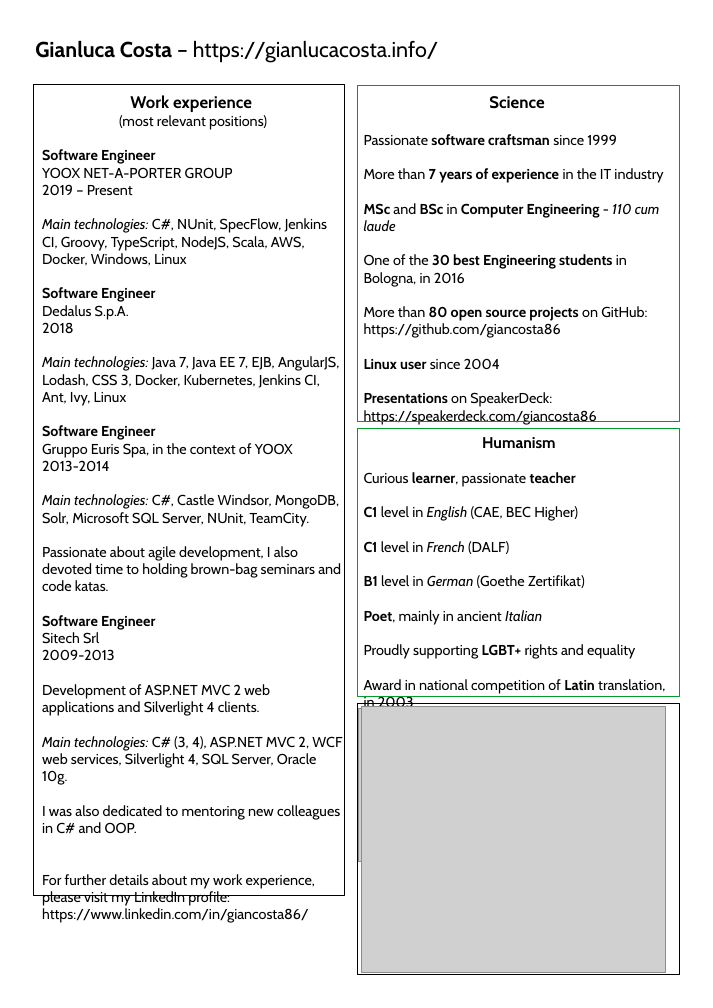
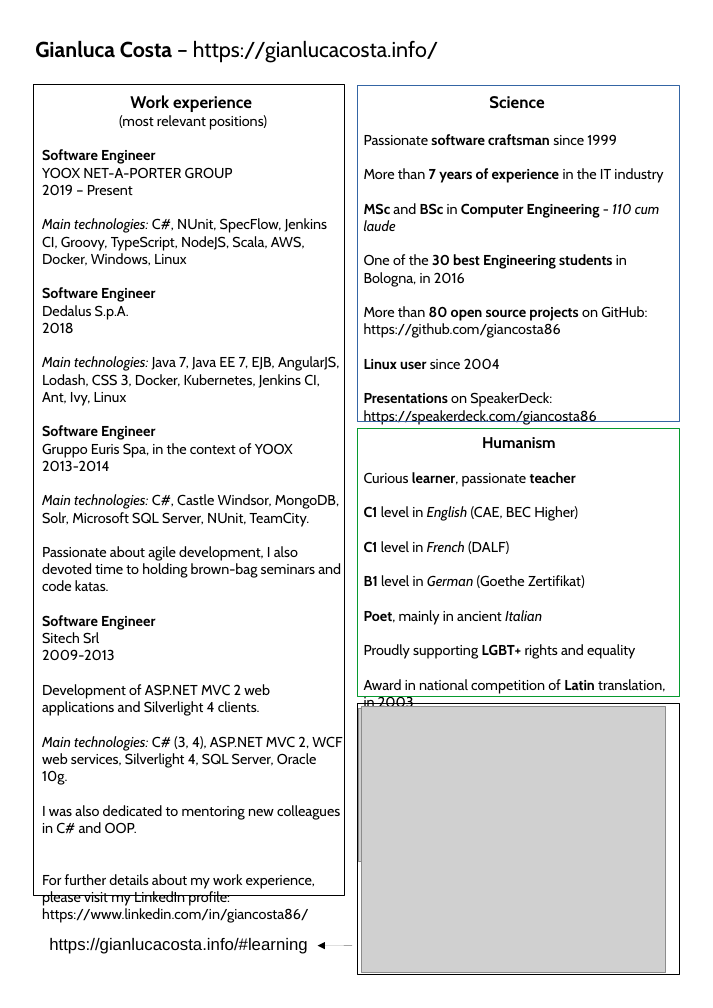
Before and after one commit to giancosta86/giancosta86.github.io, a slide deck: slide 1 of cv_costa_en.odp. Drawn at 713x1008 pixels with LibreOffice and Linux fonts; fonts in the diff are those of the drawing; grey boxes stand for pictures. Boxes give left, top, right and bottom in pixels: in the first picture for what was removed or moved away, otherwise in the second. Text is boxed around its words. In the diff, an @@ line names an element or a change of style, - is before the commit and + after.

```diff
--- a/cv_costa_en.odp
+++ b/cv_costa_en.odp
@@ text added at <box>49,938,307,954</box>, 14 pt, text #000000 @@
+https://gianlucacosta.info/#learning
@@ arrow added from (352, 946) to (317, 946), #000000 0 pt @@
```
Also in this commit, not shown: 1 other file.
